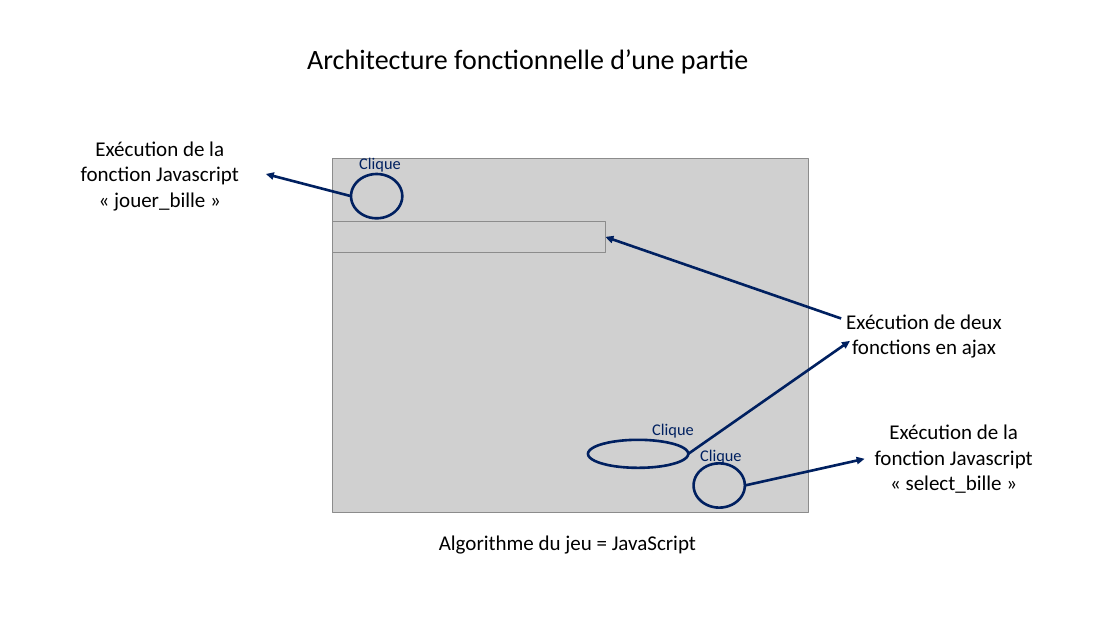
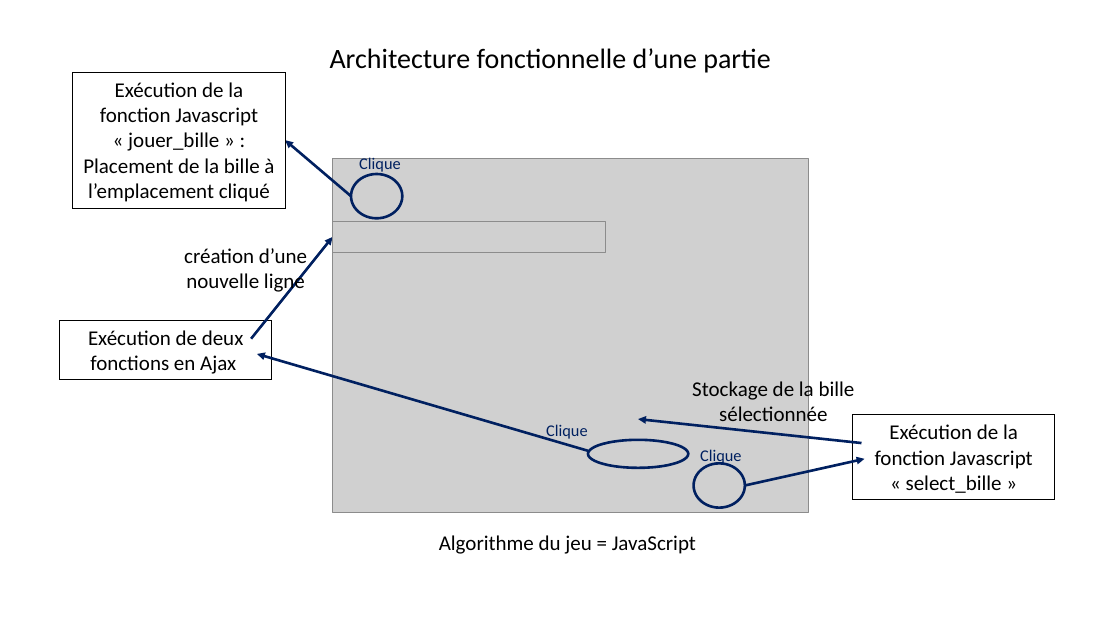
Before and after one commit to PROJETSID/BDD, a slide deck: slide 1 of Rapport/SchémaFonctionnelPartie.pptx. Drawn at 1120x630 pixels with LibreOffice and Linux fonts; fonts in the diff are those of the drawing; grey boxes stand for pictures. Boxes give left, top, right and bottom in pixels: in the first picture for what was removed or moved away, otherwise in the second. Text is boxed around its words. In the diff, an @@ line names an element or a change of style, - is before the commit and + after.

```diff
--- a/Rapport/SchémaFonctionnelPartie.pptx
+++ b/Rapport/SchémaFonctionnelPartie.pptx
@@ text "Architecture fonctionnelle d’une partie": place and size @@
-text "Architecture fonctionnelle d’une partie" at <box>307,49,748,74</box>
+text "Architecture fonctionnelle d’une partie" at <box>330,48,770,73</box>
@@ outline none to #000000 0.75 pt in 3 elements at <box>853,415,1054,500</box>, <box>60,320,272,380</box>, <box>73,72,286,208</box> @@
@@ rectangle "Exécution de la fonction Javascript ...": place and size @@
-rectangle "Exécution de la fonction Javascript ..." at <box>81,141,239,211</box>
+rectangle "Exécution de la fonction Javascript ..." at <box>73,72,286,208</box>
@@ text in rectangle at <box>83,82,274,202</box>: text changed @@
-Exécution de la fonction Javascript « jouer_bille »
+Exécution de la fonction Javascript « jouer_bille » :
+Placement de la bille à l’emplacement cliqué
@@ arrow moved from (351, 197) - (266, 174) to (351, 197) - (285, 140) @@
@@ arrow moved from (841, 318) - (606, 237) to (251, 339) - (333, 237) @@
@@ text added at <box>184,248,307,294</box>, 18 pt, text #000000 @@
+création d’une nouvelle ligne
@@ rectangle "Exécution de deux fonctions en ...": place and size @@
-rectangle "Exécution de deux fonctions en ..." at <box>846,314,1002,358</box>
+rectangle "Exécution de deux fonctions en ..." at <box>60,320,272,380</box>
@@ text in rectangle at <box>88,330,244,374</box>: text changed @@
-Exécution de deux fonctions en ajax
+Exécution de deux fonctions en Ajax
@@ arrow moved from (688, 454) - (850, 341) to (588, 451) - (257, 354) @@
@@ text added at <box>692,379,855,428</box>, 18 pt, text #000000 @@
+Stockage de la bille sélectionnée
@@ text "Clique": place and size @@
-text "Clique" at <box>652,423,693,440</box>
+text "Clique" at <box>546,424,587,441</box>
@@ arrow added from (862, 443) to (639, 419), #002060 2.25 pt @@
@@ rectangle "Exécution de la fonction Javascript ...": place and size @@
-rectangle "Exécution de la fonction Javascript ..." at <box>875,424,1033,493</box>
+rectangle "Exécution de la fonction Javascript ..." at <box>853,415,1054,500</box>
```
Also in this commit, not shown: 1 other file.
